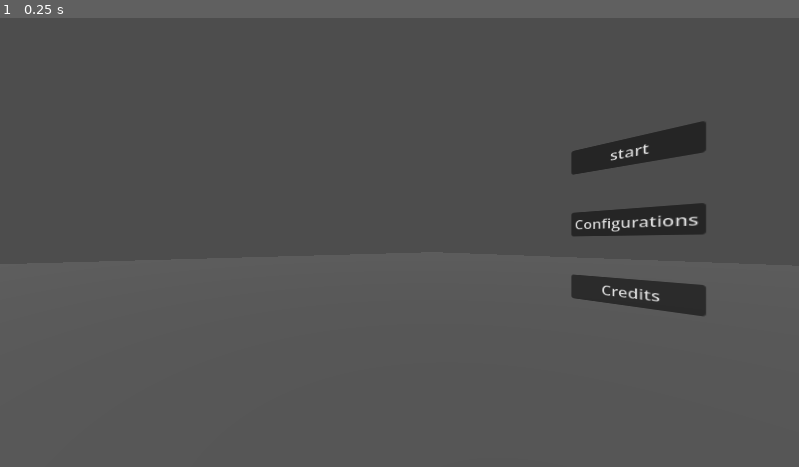
Above: before the commit, frame 1.
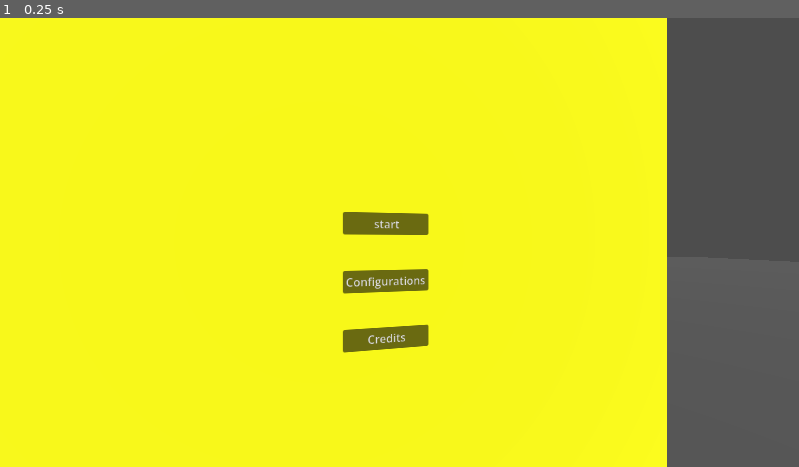
Above: after the commit, the same moment.

Repository: luankaike-code/jh_conclusao_dev
Game: Godot game, scene res://scenes/worlds/menu/menu_world.tscn
Two runs of this game, one before a commit and one after it. Both use one fixed random seed, a clock stepped at 60 frames per second and the inputs below.
Inputs:
- Up to frame 1 (0.25 s): no input

The runs differ from the first frame. In frame 1, 84% of the frame differs, in the area x 0-89%, y 0-100%.

Commit message:
Make a demo menu

Diff:
--- a/code-tcc-jh/scenes/worlds/menu/menu_world.gd
+++ b/code-tcc-jh/scenes/worlds/menu/menu_world.gd
@@ -1,17 +1,30 @@
 extends Node3D
 
-@onready var main_menu_panel_3d: MainMenuPanel3D = $main_menu_panel_3D
+@onready var main_menu_panel_3d: MainMenuPanel3D = $menus/main_menu_panel_3D
+@onready var camera: Camera3D = $Camera3D
+@onready var menu_configuration_path: Path3D = $paths/MenuConfiguration
+
+var path_to_follow: Path3D
+var current_point_index := 0
+var points_count: float
 
 func _ready() -> void:
 	main_menu_panel_3d.start_button_up.connect(_on_start_button_up)
 	main_menu_panel_3d.configuration_button_up.connect(_on_configuration_button_up)
 	main_menu_panel_3d.credits_button_up.connect(_on_credits_button_up)
 
+func _process(delta: float) -> void:
+	if path_to_follow:
+		points_count += 0.01
+		var pos := path_to_follow.curve.sample_baked_with_rotation(points_count)
+		camera.global_position = ((path_to_follow.global_position + pos.origin))
+		camera.basis = pos.basis
+
 func _on_start_button_up():
-	print("start")
+	get_tree().change_scene_to_file("uid://dhrvq381488f3")
 
 func _on_configuration_button_up():
-	print("configurações")
+	path_to_follow = menu_configuration_path
 
 func _on_credits_button_up():
 	print("creditos")
--- a/code-tcc-jh/scenes/worlds/menu/menu_world.tscn
+++ b/code-tcc-jh/scenes/worlds/menu/menu_world.tscn
@@ -1,20 +1,60 @@
 [gd_scene format=3 uid="uid://qicd1wjtuu73"]
 
-[ext_resource type="PackedScene" uid="uid://dye3lcbir7jnj" path="res://scenes/worlds/menu/main_menu_panel_3D/main_menu_panel_3d.tscn" id="1_uf6hp"]
-[ext_resource type="Script" uid="uid://kgspxrxjq6ql" path="res://scenes/worlds/menu/menu_world.gd" id="1_xs0qu"]
+[ext_resource type="Script" uid="uid://kgspxrxjq6ql" path="res://scenes/worlds/menu/menu_world.gd" id="1_r53we"]
+[ext_resource type="PackedScene" uid="uid://dye3lcbir7jnj" path="res://scenes/worlds/menu/main_menu_panel_3D/main_menu_panel_3d.tscn" id="2_usvhj"]
+
+[sub_resource type="StandardMaterial3D" id="StandardMaterial3D_r53we"]
+albedo_color = Color(1, 1, 0, 1)
+
+[sub_resource type="StandardMaterial3D" id="StandardMaterial3D_usvhj"]
+albedo_color = Color(0, 1, 1, 1)
+
+[sub_resource type="Curve3D" id="Curve3D_r53we"]
+_data = {
+"points": PackedVector3Array(-0.0017128885, 0, 0.10448748, 0.0017128885, 0, -0.10448748, -0.0051680068, -2.9802322e-06, 0.010078847, 0.19105232, 0.010333061, 0.84464645, -0.19105232, -0.010333061, -0.84464645, 1.2379329, -0.08270919, -1.6189101, 0, 0, 0, 0, 0, 0, 0.9106015, -0.13741219, -2.9803722),
+"tilts": PackedFloat32Array(0, 0, 0)
+}
+point_count = 3
 
 [node name="Menu" type="Node3D" unique_id=2143209686]
-script = ExtResource("1_xs0qu")
+script = ExtResource("1_r53we")
 
 [node name="CSGBox3D" type="CSGBox3D" parent="." unique_id=1595469179]
 use_collision = true
 size = Vector3(60, 1, 60)
 
 [node name="Camera3D" type="Camera3D" parent="." unique_id=1763192113]
-transform = Transform3D(0.6100207, 0, 0.79238546, 0, 1, 0, -0.79238546, 0, 0.6100207, 0.30085778, 1.8868942, -0.4668607)
+transform = Transform3D(0.99999994, 0, 0, 0, 1, 0, 0, 0, 0.99999994, 0, 1.961, -0.467)
 
 [node name="DirectionalLight3D" type="DirectionalLight3D" parent="." unique_id=581082533]
 transform = Transform3D(1, 0, 0, 0, 0.9487603, 0.3159968, 0, -0.3159968, 0.9487603, 0, 1.9093556, 0)
 
-[node name="main_menu_panel_3D" parent="." unique_id=1740493187 instance=ExtResource("1_uf6hp")]
-transform = Transform3D(1, 0, 0, 0, 1, 0, 0, 0, 1, 0.09359664, 1.9337369, -1.2761633)
+[node name="scenario" type="Node3D" parent="." unique_id=1637257786]
+
+[node name="CSGBox3D2" type="CSGBox3D" parent="scenario" unique_id=1170659972]
+transform = Transform3D(0.976296, 0, 0.21643962, 0, 1, 0, -0.21643962, 0, 0.976296, -0.23498577, 2.0815113, -1.8351513)
+size = Vector3(2.1709595, 2.1098633, 1.1542969)
+material = SubResource("StandardMaterial3D_r53we")
+
+[node name="CSGBox3D3" type="CSGBox3D" parent="scenario" unique_id=170543545]
+transform = Transform3D(0.7626683, 0, 0.6467898, 0, 1, 0, -0.6467898, 0, 0.7626683, 0.68778974, 2.0815113, -4.6491876)
+size = Vector3(2.1709595, 2.1098633, 1.1542969)
+material = SubResource("StandardMaterial3D_usvhj")
+
+[node name="menus" type="Node3D" parent="." unique_id=1393133641]
+
+[node name="main_menu_panel_3D" parent="menus" unique_id=1740493187 instance=ExtResource("2_usvhj")]
+transform = Transform3D(0.9761636, 0, 0.21703595, 0, 1, 0, -0.21703595, 0, 0.9761636, -0.035536826, 1.8555869, -1.2761633)
+
+[node name="main_menu_panel_3D3" parent="menus" unique_id=712528916 instance=ExtResource("2_usvhj")]
+transform = Transform3D(-0.9999999, 0, 8.742276e-08, 0, 1, 0, -8.742276e-08, 0, -0.9999999, 0, 1.856, 2.456)
+
+[node name="main_menu_panel_3D2" parent="menus" unique_id=335475122 instance=ExtResource("2_usvhj")]
+transform = Transform3D(0.7629279, 0, 0.64648354, 0, 1, 0, -0.64648354, 0, 0.7629279, 0.8221974, 1.8555869, -4.0034523)
+
+[node name="paths" type="Node3D" parent="." unique_id=1881546881]
+transform = Transform3D(1, 0, 0, 0, 1, 0, 0, 0, 1, 0.068198085, 1.8655916, 0)
+
+[node name="MenuConfiguration" type="Path3D" parent="paths" unique_id=1810808666]
+transform = Transform3D(1, 0, 0, 0, 1, 0, 0, 0, 1, -0.066265196, 0.09412813, -0.46499807)
+curve = SubResource("Curve3D_r53we")
